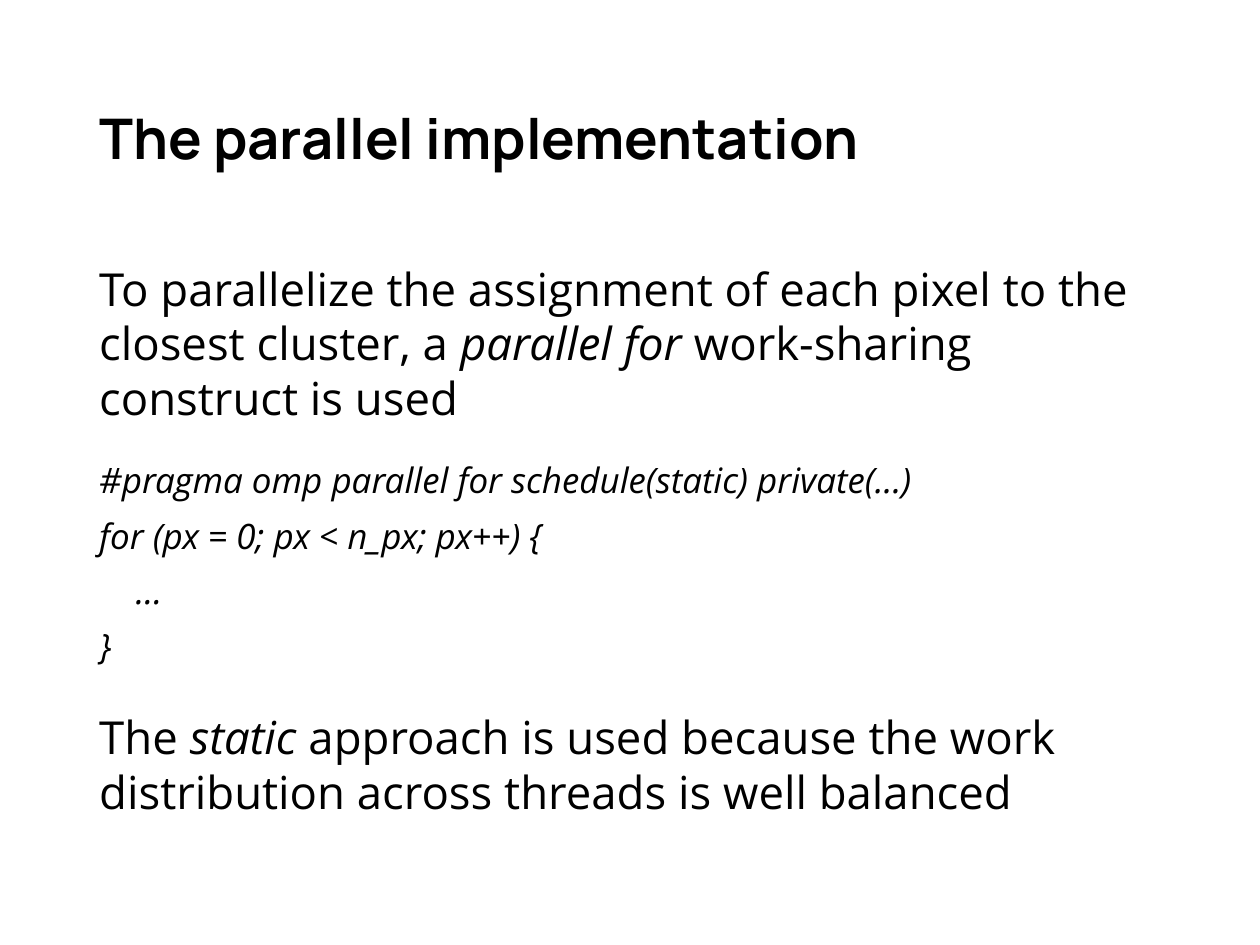
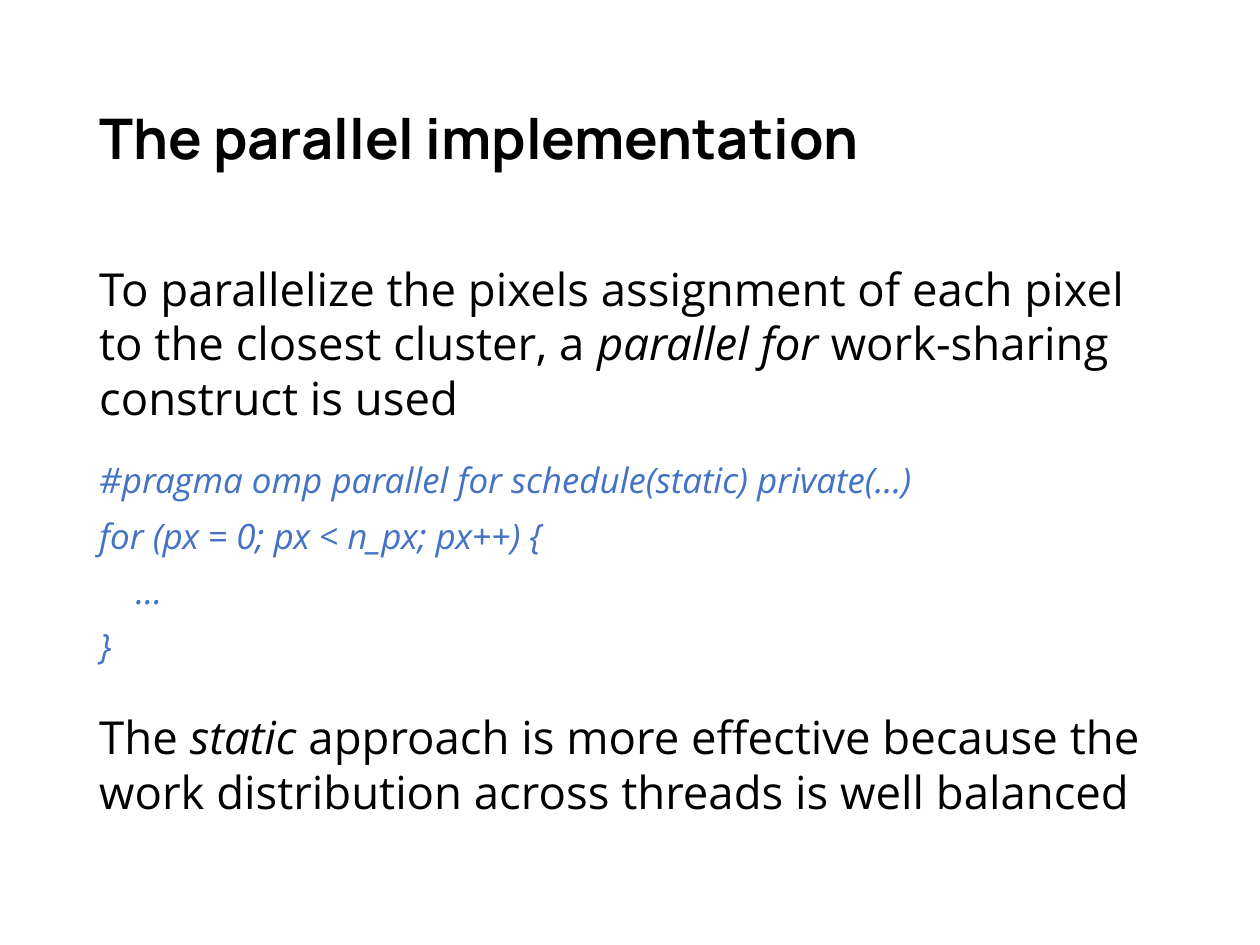
Before and after one commit to gabrielemirando/image-segmentation, a slide deck: slide 8 of docs/pres.pptx. Drawn at 1260x945 pixels with LibreOffice and Linux fonts; fonts in the diff are those of the drawing. Boxes give left, top, right and bottom in pixels: in the first picture for what was removed or moved away, otherwise in the second. Text is boxed around its words. In the diff, an @@ line names an element or a change of style, - is before the commit and + after.

Commit message:
presentation completed

```diff
--- a/docs/pres.pptx
+++ b/docs/pres.pptx
@@ text at [99, 271, 1123, 416]: text changed @@
-To parallelize the assignment of each pixel to the closest cluster, a parallel for work-sharing construct is used
+To parallelize the pixels assignment of each pixel to the closest cluster, a parallel for work-sharing construct is used
@@ text "#pragma omp parallel for schedule(static) ..." at [99, 466, 911, 558]: text colour #000000 to #4472C4 @@
@@ text at [99, 719, 1140, 810]: text changed @@
-The static approach is used because the work distribution across threads is well balanced
+The static approach is more effective because the work distribution across threads is well balanced
```
Also in this commit, not shown: 5 other slides changed.
